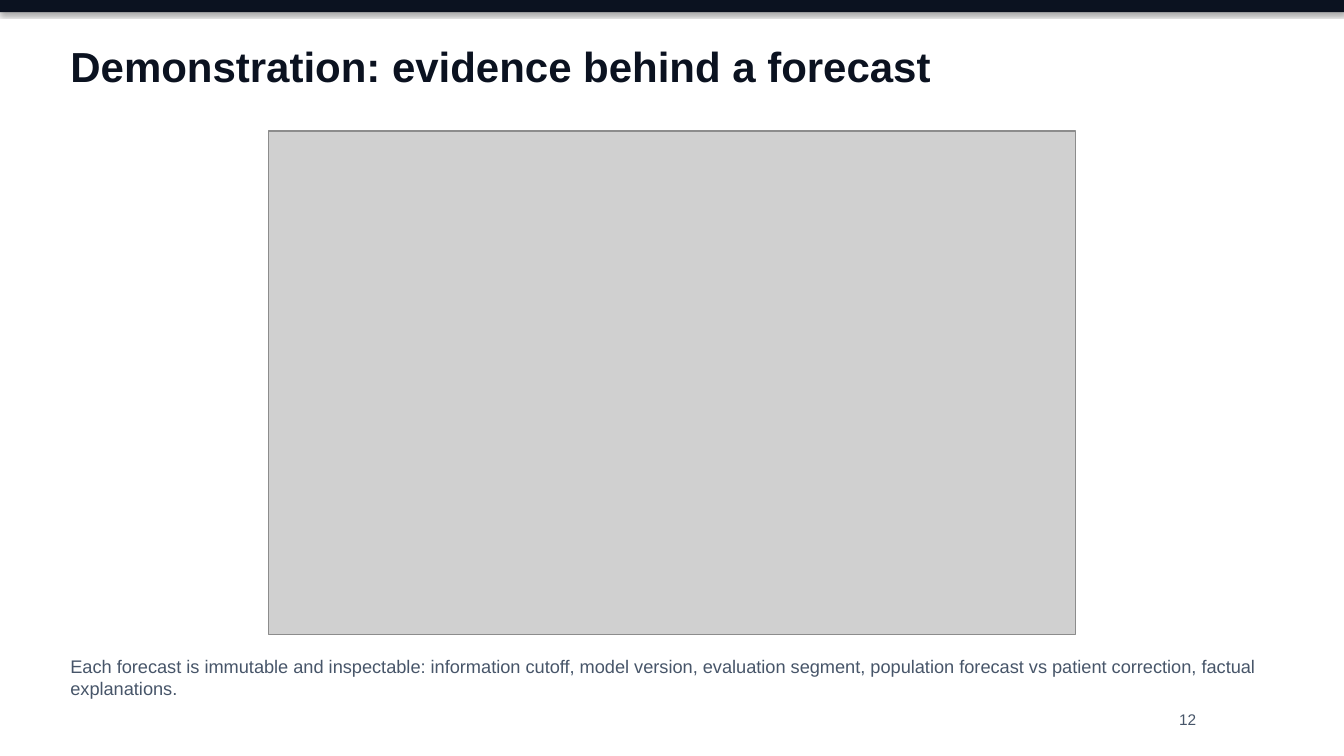
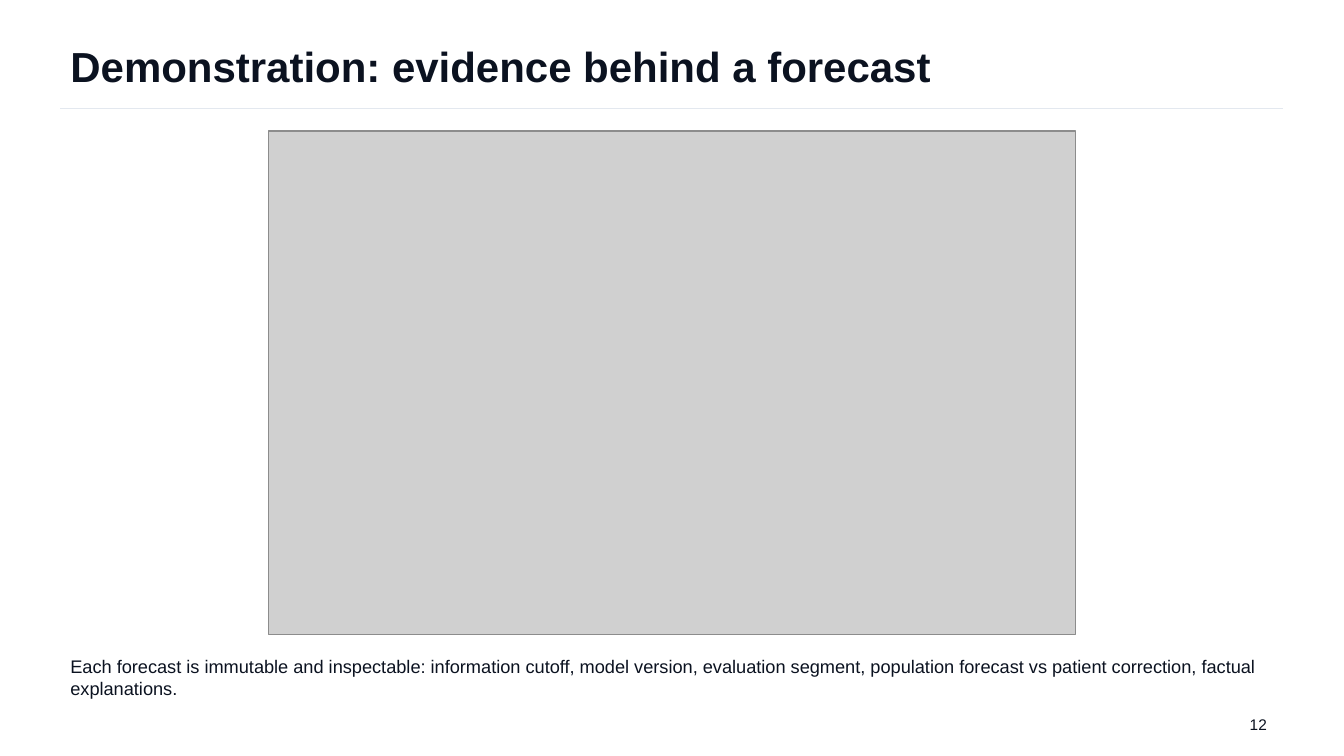
Before and after one commit to Avi36005/DigitalTwin-Challenge-Kryptonite, a slide deck: slide 12 of docs/submission/GlucoTwin_Presentation.pptx. Drawn at 1344x756 pixels with LibreOffice and Linux fonts; fonts in the diff are those of the drawing; grey boxes stand for pictures. Boxes give left, top, right and bottom in pixels: in the first picture for what was removed or moved away, otherwise in the second. Text is boxed around its words. In the diff, an @@ line names an element or a change of style, - is before the commit and + after.

```diff
--- a/docs/submission/GlucoTwin_Presentation.pptx
+++ b/docs/submission/GlucoTwin_Presentation.pptx
@@ rectangle removed at <box>0,0,1344,12</box> @@
@@ line added from (60, 109) to (1284, 109), #E3E8EF 0.75 pt @@
@@ text "Each forecast is immutable and ..." at <box>70,659,1255,699</box>: text colour #475569 to #0B1220 @@
@@ text "12" at <box>1250,719,1267,730</box>: text colour #475569 to #0B1220 @@
@@ text "12": place and size @@
-text "12" at <box>1179,714,1196,725</box>
+text "12" at <box>1250,719,1267,730</box>
```
Also in this commit, not shown: 19 other slides changed, 1 slide added, 1 slide removed, 7 other files.
